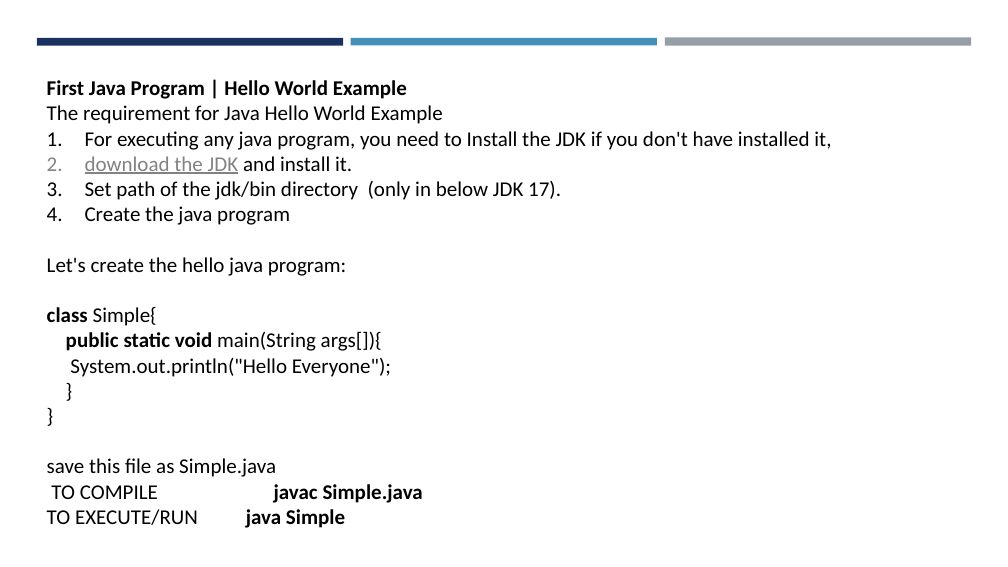
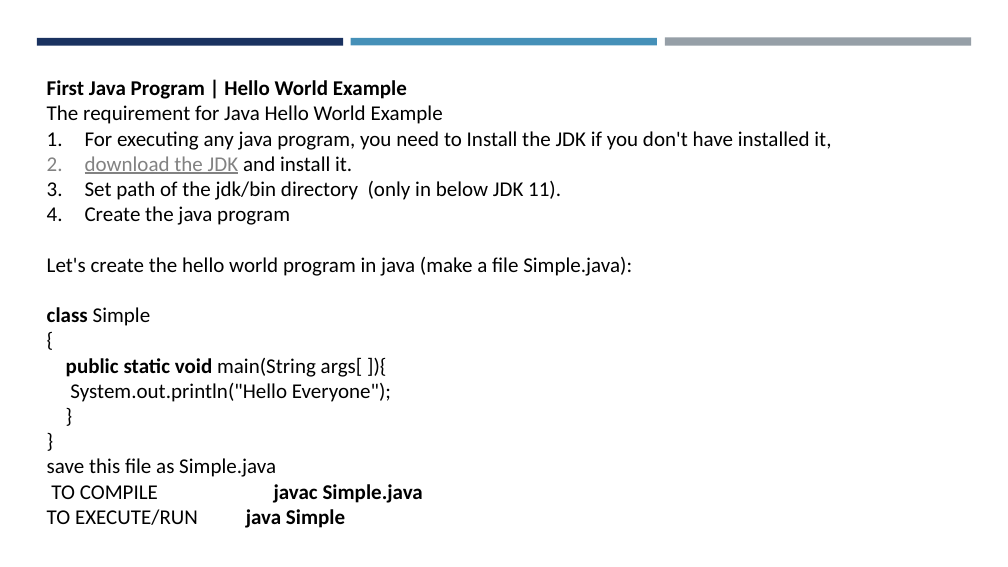
Before and after one commit to amantiwari8861/javaV1, a slide deck: slide 13 of 01 Java Intro/Java Slides part 1.pptx. Drawn at 1008x567 pixels with LibreOffice and Linux fonts; fonts in the diff are those of the drawing. Boxes give left, top, right and bottom in pixels: in the first picture for what was removed or moved away, otherwise in the second. Text is boxed around its words. In the diff, an @@ line names an element or a change of style, - is before the commit and + after.

```diff
--- a/01 Java Intro/Java Slides part 1.pptx
+++ b/01 Java Intro/Java Slides part 1.pptx
@@ text at box(85, 181, 561, 200): text changed @@
-3. Set path of the jdk/bin directory (only in below JDK 17).
+3. Set path of the jdk/bin directory (only in below JDK 11).
@@ text at box(47, 257, 632, 377): text changed @@
-Let's create the hello java program:
-class Simple{
-public static void main(String args[]){
+Let's create the hello world program in java (make a file Simple.java):
+class Simple
+{
+public static void main(String args[ ]){
```
Also in this commit, not shown: 2 other files.
